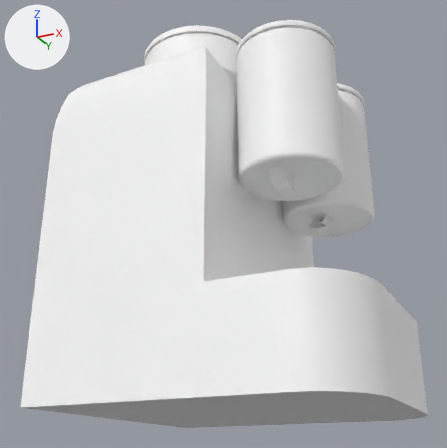
Before and after pictures for a commit that changed the FBX model Assets/CoffeeMachine.fbx.
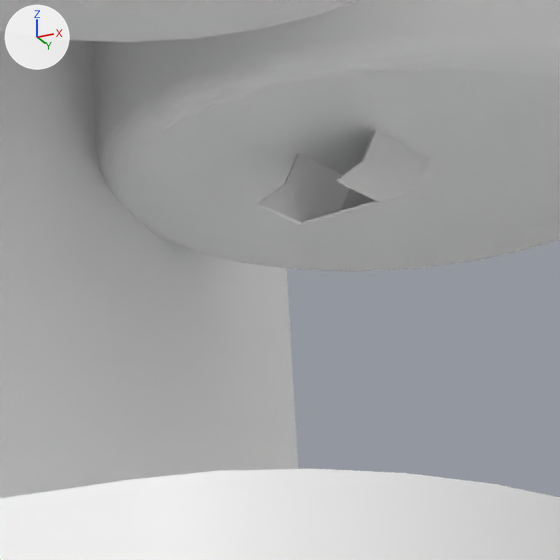
There are two pictures of each version: one whole from a camera (50 mm lens) standing at (0.405, -0.897, -0.426) and looking at (-0.039, -0.008, -0.026), one close up on the part from 60% to 79% of the width and 43% to 63% of the height. Lighting does not change. The marker at upper left points along +X, +Y and +Z. Where no turn or scale is listed for an object, it has been applied to the vertices.

Before the edit, the objects in view are built like this:
```python
me_mesh = bpy.data.meshes.new('Mesh')
me_mesh.from_pydata(...)  # 1823 vertices, 1866 faces; spans x -0.242..0.242, y -0.228..0.228, z -0.342..0.342
me_mesh.materials.append(mat_lambert1)  # its picture is missing
ob_coffeemachine = bpy.data.objects.new('CoffeeMachine', me_mesh)
ob_coffeemachine.location = (0.0, 0.0, 0.0)
```
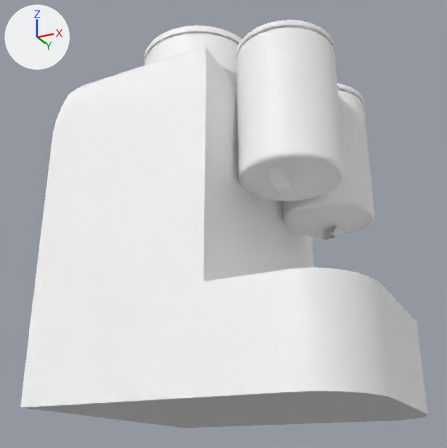
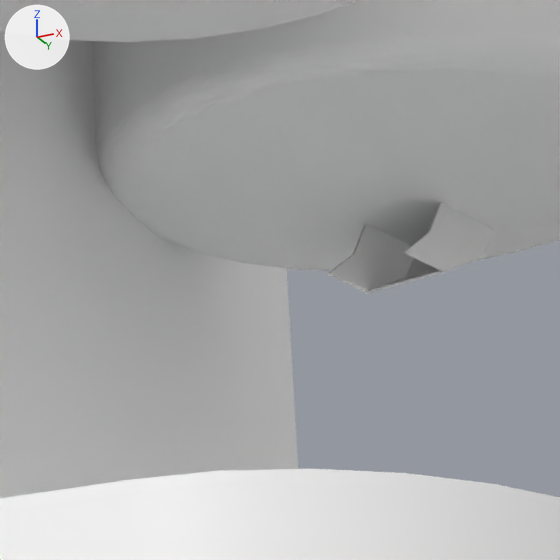
Changed parts and their boxes (x1, y1, x2, y2) in the close-ups (560 x 560 px; the box of a moved part takes in the faces that stretch with it):
part 1 of me_mesh, moved or reshaped
    before: (257, 130, 430, 225)
    after: (328, 203, 492, 293)

The edits, one by one:
me_mesh has 1823 vertices, 1866 faces and spans x -0.242..0.242, y -0.228..0.228, z -0.342..0.342.
me_mesh is used by ob_coffeemachine; location (0.0, 0.0, 0.0).
me_mesh part 1: the loose piece of 24 vertices spanning x 0.093..0.131, y 0.04..0.096, z -0.035..-0.01 is moved by (0.0, 0.059, 0.0).
